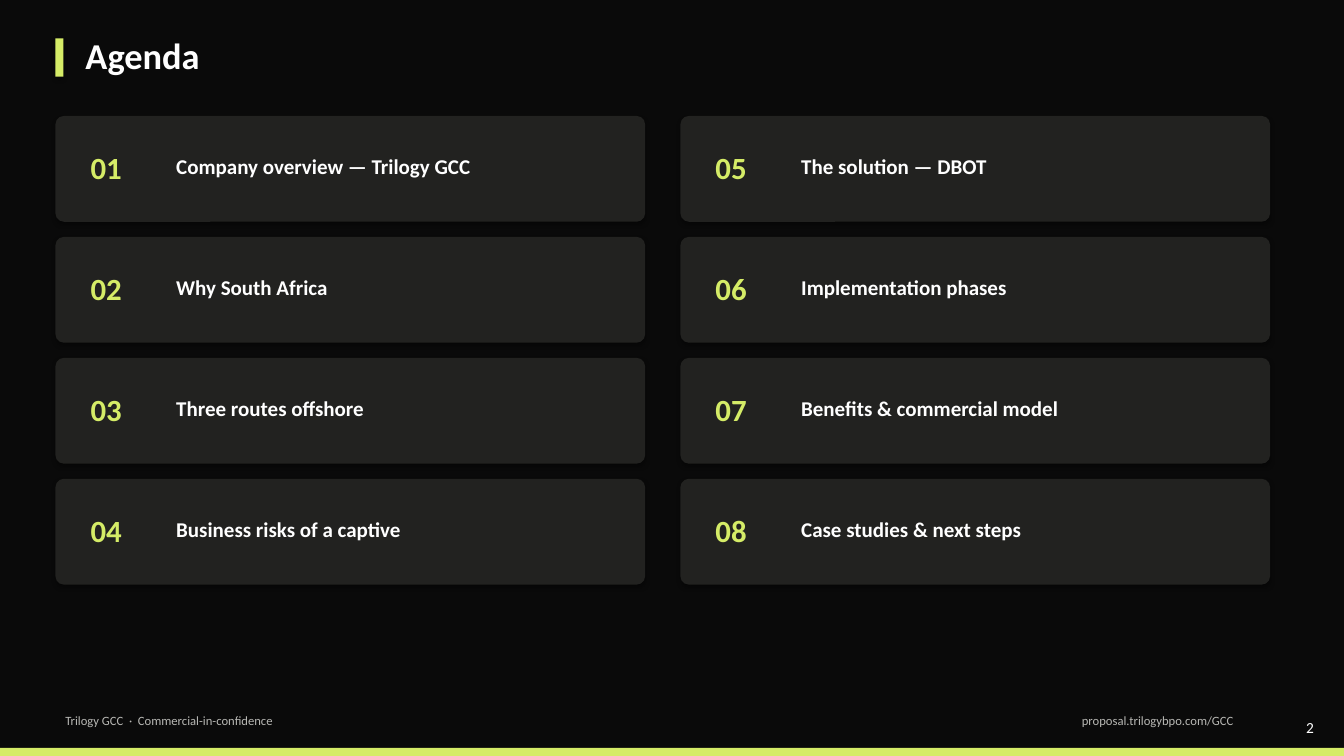
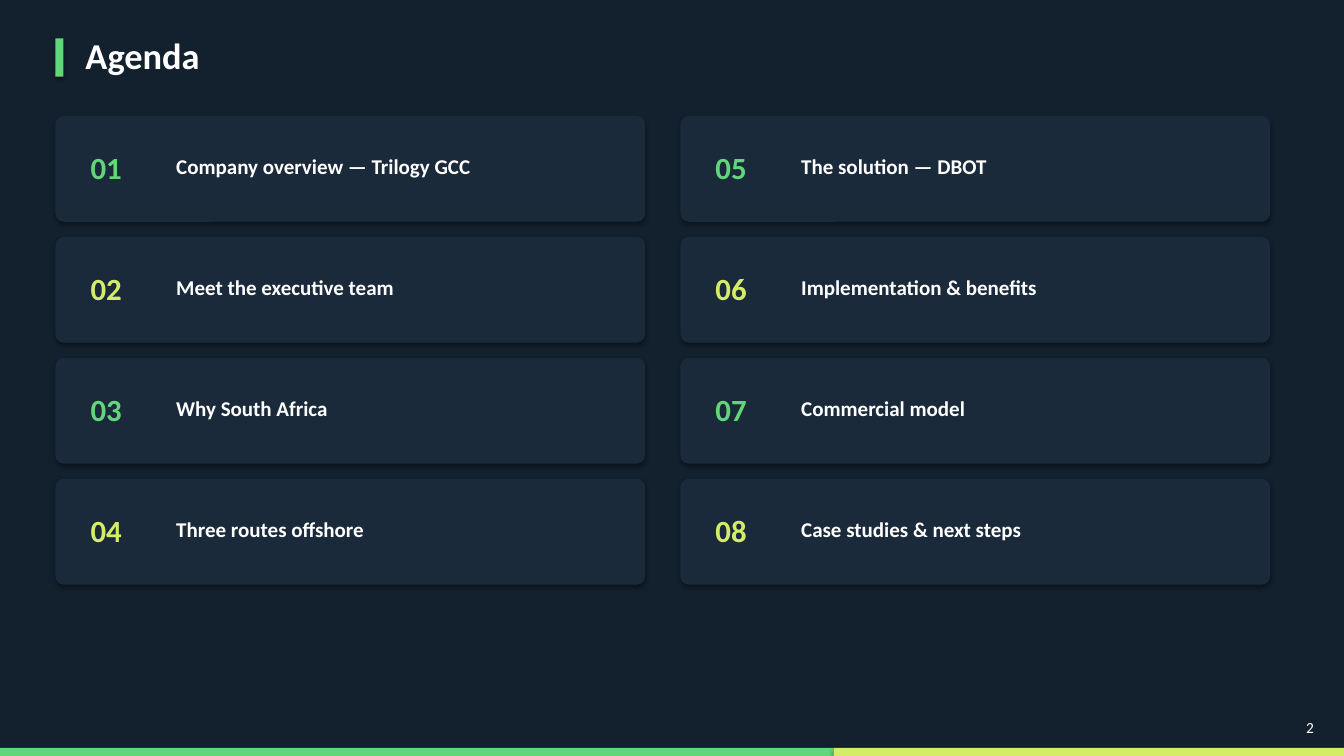
Before and after one commit to thegreatcornolio/Trilogy-RFP, a slide deck: slide 2 of GCC/Trilogy-GCC-Overview.pptx. Drawn at 1344x756 pixels with LibreOffice and Linux fonts; fonts in the diff are those of the drawing. Boxes give left, top, right and bottom in pixels: in the first picture for what was removed or moved away, otherwise in the second. Text is boxed around its words. In the diff, an @@ line names an element or a change of style, - is before the commit and + after.

```diff
--- a/GCC/Trilogy-GCC-Overview.pptx
+++ b/GCC/Trilogy-GCC-Overview.pptx
@@ rectangle at (0, 0, 1344, 756): fill #0A0A0A to #13202E @@
@@ rectangle at (55, 38, 64, 77): fill #D5EC67 to #61D779 @@
@@ text added at (176, 280, 394, 295), 15 pt, text #FFFFFF, bold @@
+Meet the executive team
@@ text at (801, 280, 1037, 299): text changed @@
-Implementation phases
+Implementation & benefits
@@ text colour #D5EC67 to #61D779 in 4 elements at (91, 159, 122, 179), (91, 401, 122, 421), (715, 159, 746, 179), (715, 401, 746, 421) @@
@@ text "Why South Africa": place and size @@
-text "Why South Africa" at (176, 280, 327, 299)
+text "Why South Africa" at (176, 401, 327, 420)
@@ text at (801, 401, 965, 416): text changed @@
-Benefits & commercial model
+Commercial model
@@ fill #222220 to #1B2A3A in 8 elements at (55, 116, 645, 222), (55, 237, 645, 343), (55, 358, 645, 464), (55, 479, 645, 585), (681, 116, 1270, 222), (681, 237, 1270, 343), (681, 358, 1270, 464), (681, 479, 1270, 585) @@
@@ text "Three routes offshore": place and size @@
-text "Three routes offshore" at (176, 401, 363, 416)
+text "Three routes offshore" at (176, 522, 363, 537)
@@ text removed at (176, 522, 401, 541) @@
-Business risks of a captive
@@ text removed at (65, 716, 273, 727) @@
-Trilogy GCC · Commercial-in-confidence
@@ text removed at (1082, 716, 1233, 727) @@
-proposal.trilogybpo.com/GCC
@@ rectangle added at (0, 748, 834, 756), fill #61D779 @@
@@ rectangle: place and size @@
-rectangle at (0, 748, 1344, 756)
+rectangle at (834, 748, 1344, 756)
```
Also in this commit, not shown: 15 other slides changed, 1 slide added, 9 other files.
